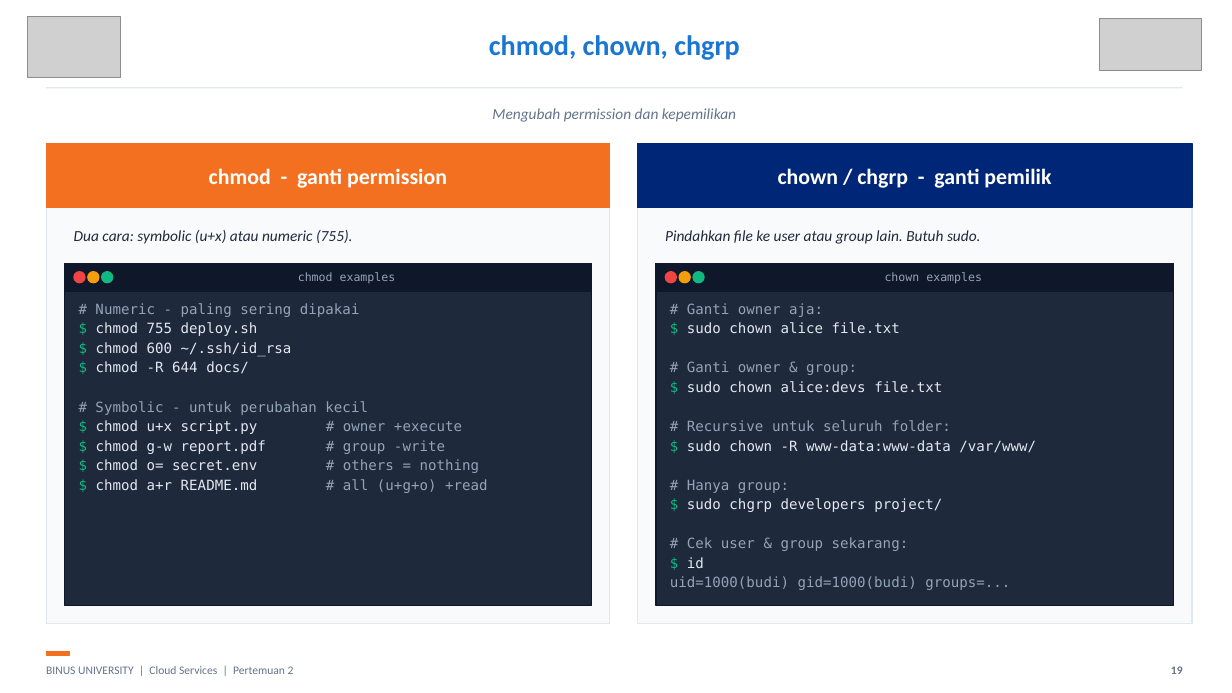
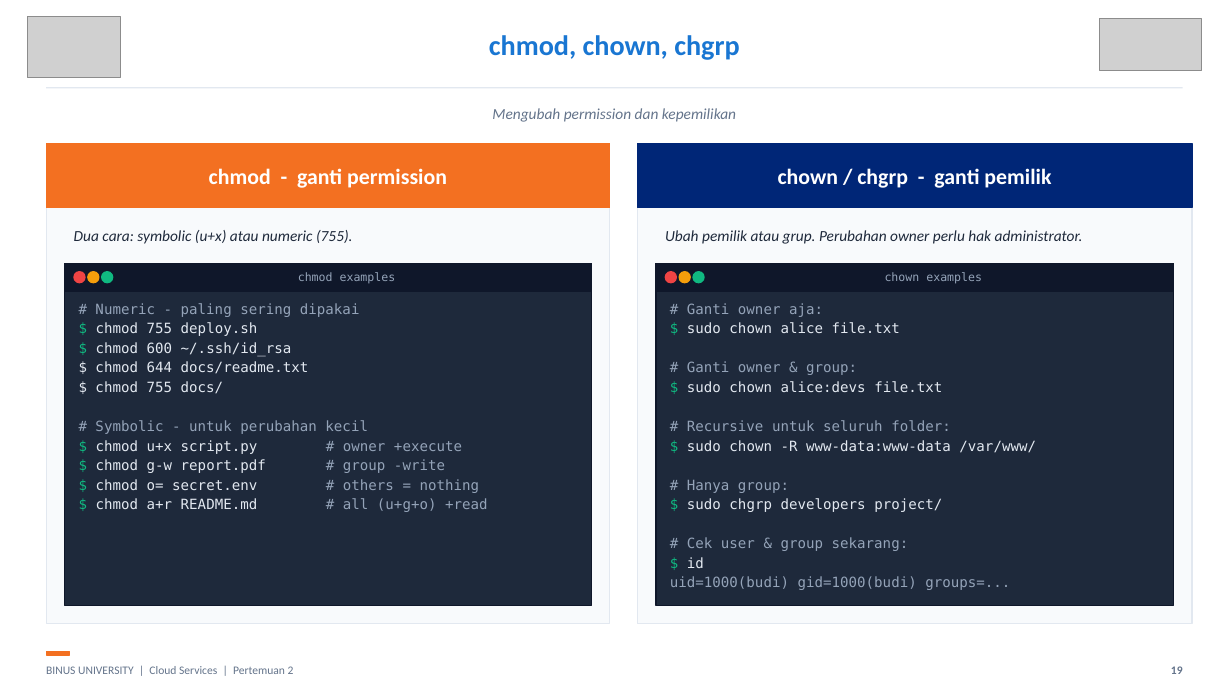
Before and after one commit to SeedFlora/meet2CloudService, a slide deck: slide 19 of slides/Teori_Pertemuan_02.pptx. Drawn at 1232x693 pixels with LibreOffice and Linux fonts; fonts in the diff are those of the drawing; grey boxes stand for pictures. Boxes give left, top, right and bottom in pixels: in the first picture for what was removed or moved away, otherwise in the second. Text is boxed around its words. In the diff, an @@ line names an element or a change of style, - is before the commit and + after.

```diff
--- a/slides/Teori_Pertemuan_02.pptx
+++ b/slides/Teori_Pertemuan_02.pptx
@@ text at (665, 230, 1083, 244): text changed @@
-Pindahkan file ke user atau group lain. Butuh sudo.
+Ubah pemilik atau grup. Perubahan owner perlu hak administrator.
@@ text at (95, 361, 309, 394): text changed @@
-$ chmod -R 644 docs/
+$ chmod 644 docs/readme.txt
+$ chmod 755 docs/
```
Also in this commit, not shown: 4 other files.
